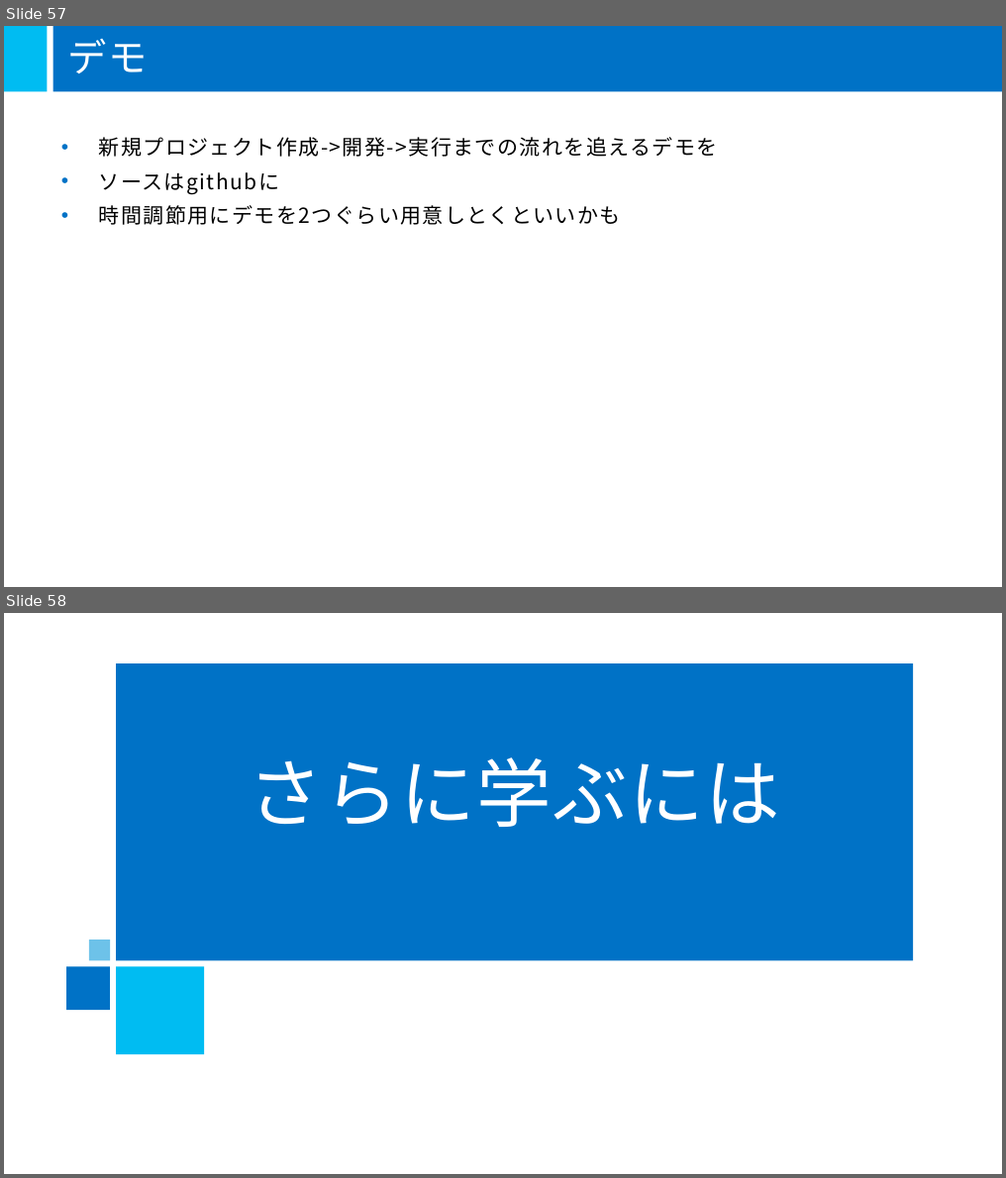
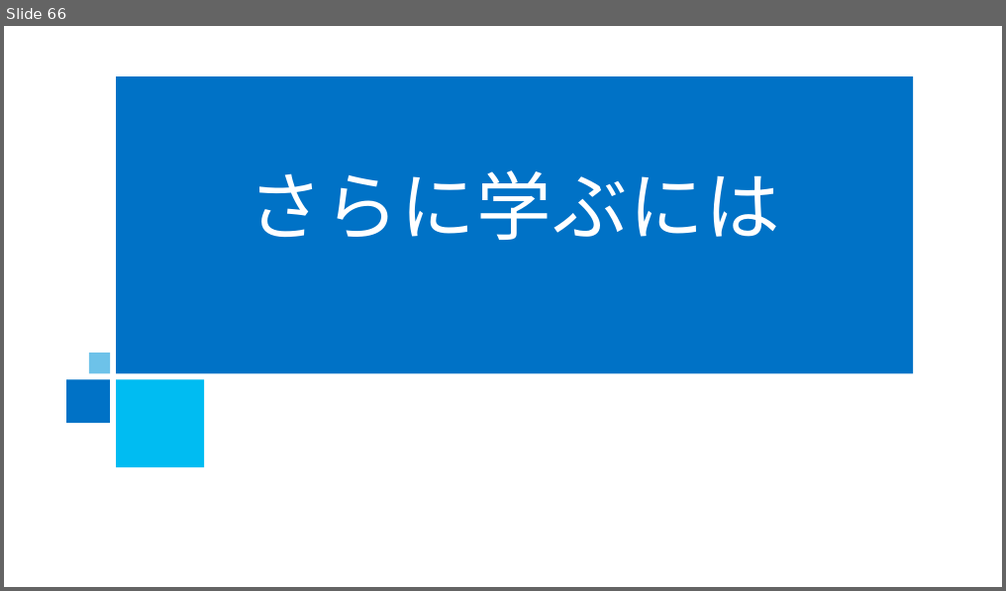
Before and after one commit to mspjp/20160611TokyoSeminar, a slide deck: 05-Microsoft Azure/05-Microsoft Azure.pptx. Shown one above the other, each under a label of ours: slides 57 and 58 before the commit, slide 66 after it. The pictures are 1006x1178 and 1006x591 pixels, drawn with LibreOffice and Linux fonts; fonts in the diff are those of the drawing; background and template pictures are left out. Boxes give left, top, right and bottom in pixels: in the first picture for what was removed or moved away, otherwise in the second. Text is boxed around its words. In the diff, an @@ line names an element or a change of style, - is before the commit and + after.

Commit message:
開発デモスライドの追加 全体的なフォント配色の変更 デモ部分、とりあえず抑えておきたい機能は数個追加しデモ部分は終了 ロードマップ、機械学習を追加し完成になる予定です。 日曜までには。。。（すいません）

```diff
--- a/05-Microsoft Azure/05-Microsoft Azure.pptx
+++ b/05-Microsoft Azure/05-Microsoft Azure.pptx
@@ slide 57 removed at <box>4,26,1002,587</box>, background #FFFFFF @@
@@ rectangle removed at <box>4,26,48,92</box> @@
@@ rectangle removed at <box>54,26,1002,92</box> @@
@@ title removed at <box>68,38,148,74</box> @@
-デモ
@@ text removed at <box>99,137,718,225</box> @@
-• 新規プロジェクト作成->開発->実行までの流れを追えるデモを
-• ソースはgithubに
-• 時間調節用にデモを2つぐらい用意しとくといいかも
@@ what was slide 58 is now slide 66 @@
```
Also in this commit, not shown: 5 slides changed, 9 slides added.
